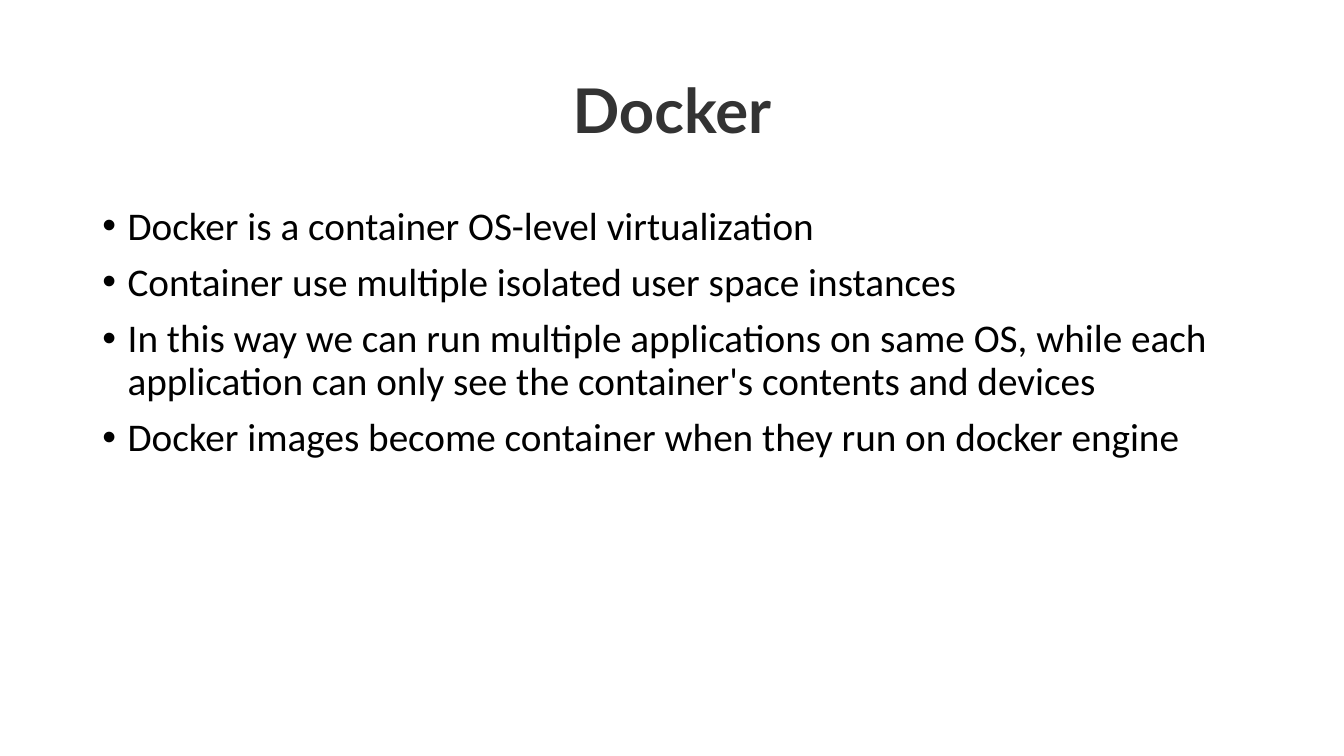
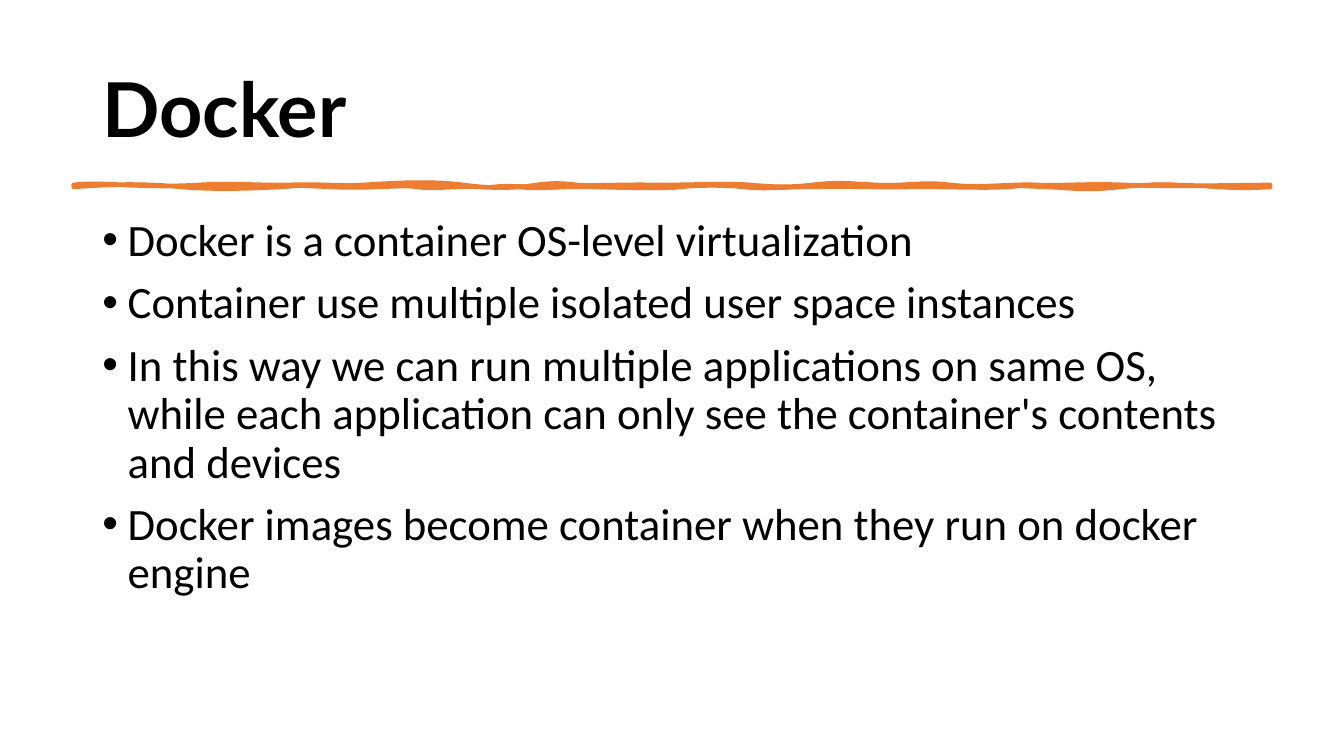
Before and after one commit to eylonmalin/k8s-training, a slide deck: slide 13 of day-1/Using Kubernetes Day 1.pptx. Drawn at 1344x756 pixels with LibreOffice and Linux fonts; fonts in the diff are those of the drawing. Boxes give left, top, right and bottom in pixels: in the first picture for what was removed or moved away, otherwise in the second. Text is boxed around its words. In the diff, an @@ line names an element or a change of style, - is before the commit and + after.

```diff
--- a/day-1/Using Kubernetes Day 1.pptx
+++ b/day-1/Using Kubernetes Day 1.pptx
@@ title "Docker" at [102, 80, 346, 138]: size 44 to 54 pt, text colour #333333 to #000000; alignment centre to left @@
@@ freeform shape added at [74, 185, 1270, 187], fill #ED7D31, outline #ED7D31 3.25 pt @@
@@ text "Docker is a container OS-level ...": place and size @@
-text "Docker is a container OS-level ..." at [128, 212, 1206, 458]
+text "Docker is a container OS-level ..." at [128, 225, 1216, 596]
@@ text "Docker is a container OS-level ..." at [128, 225, 1216, 596]: size 28 to 32 pt @@
```
Also in this commit, not shown: 15 other slides changed, 10 slides added, 2 slides removed.
